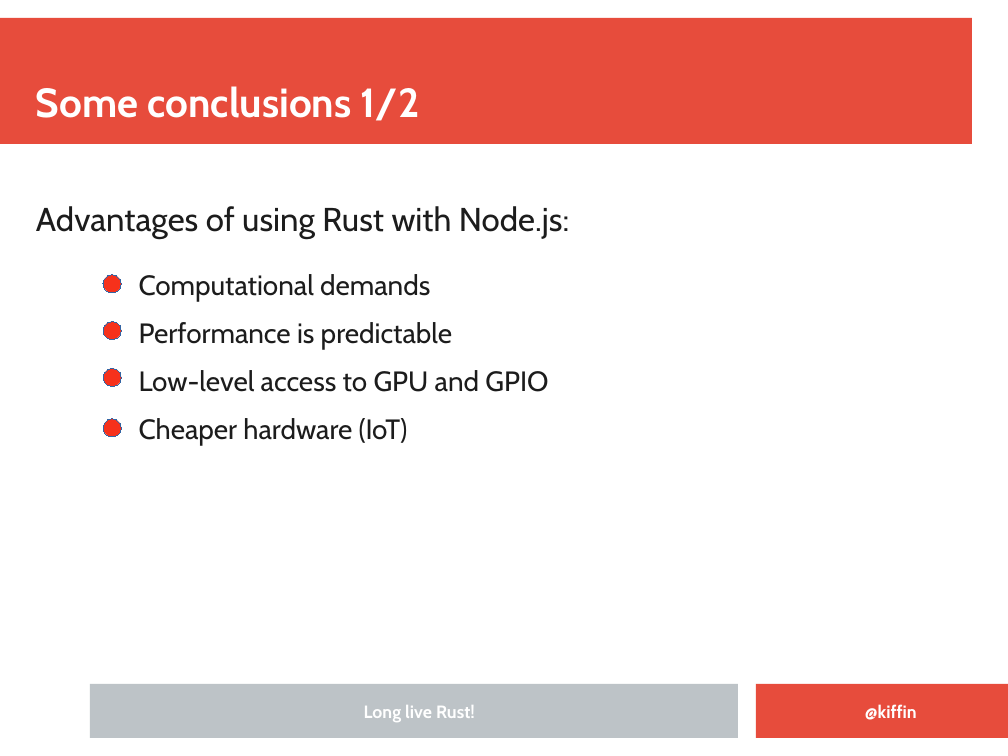
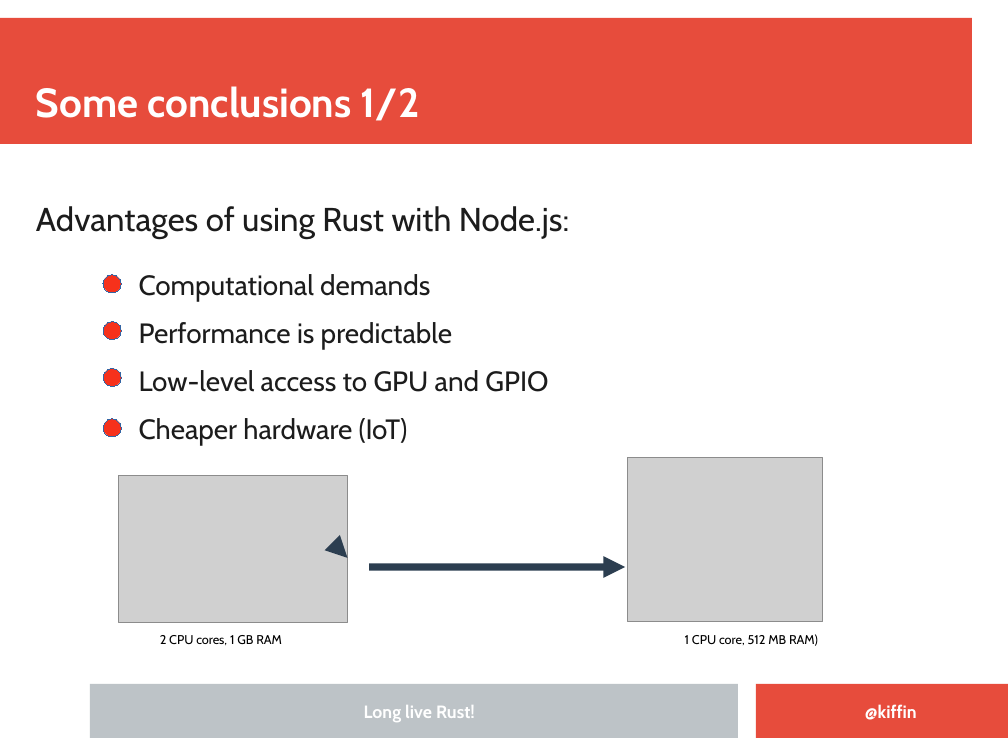
Before and after one commit to kgish/rust-node-addon-template, a slide deck: slide 30 of presentation/Embedding-Rust-in-NodeJS-applications.odp. Drawn at 1008x756 pixels with LibreOffice and Linux fonts; fonts in the diff are those of the drawing; grey boxes stand for pictures; background and template pictures are left out. Boxes give left, top, right and bottom in pixels: in the first picture for what was removed or moved away, otherwise in the second. Text is boxed around its words. In the diff, an @@ line names an element or a change of style, - is before the commit and + after.

```diff
--- a/presentation/Embedding-Rust-in-NodeJS-applications.odp
+++ b/presentation/Embedding-Rust-in-NodeJS-applications.odp
@@ picture added at (x1=119, y1=476, x2=348, y2=623) @@
@@ picture added at (x1=627, y1=457, x2=823, y2=622) @@
@@ arrow added from (348, 558) to (348, 558), #2C3E50 5.67 pt @@
@@ arrow added from (370, 567) to (626, 567), #2C3E50 5.67 pt @@
@@ text added at (x1=160, y1=635, x2=282, y2=645), 10 pt, text #000000 @@
+2 CPU cores, 1 GB RAM
@@ text added at (x1=685, y1=634, x2=818, y2=646), 10 pt, text #000000 @@
+1 CPU core, 512 MB RAM)
```
Also in this commit, not shown: 1 other slide changed, 1 other file.
